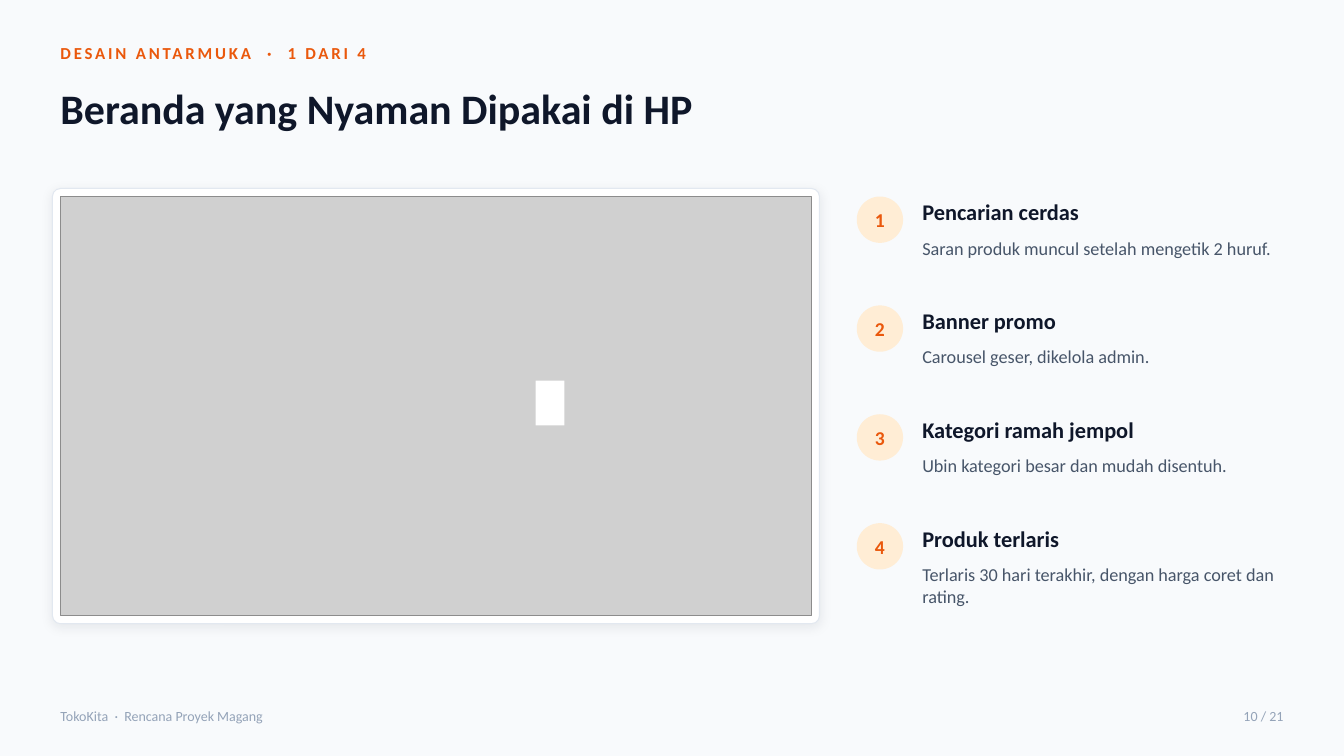
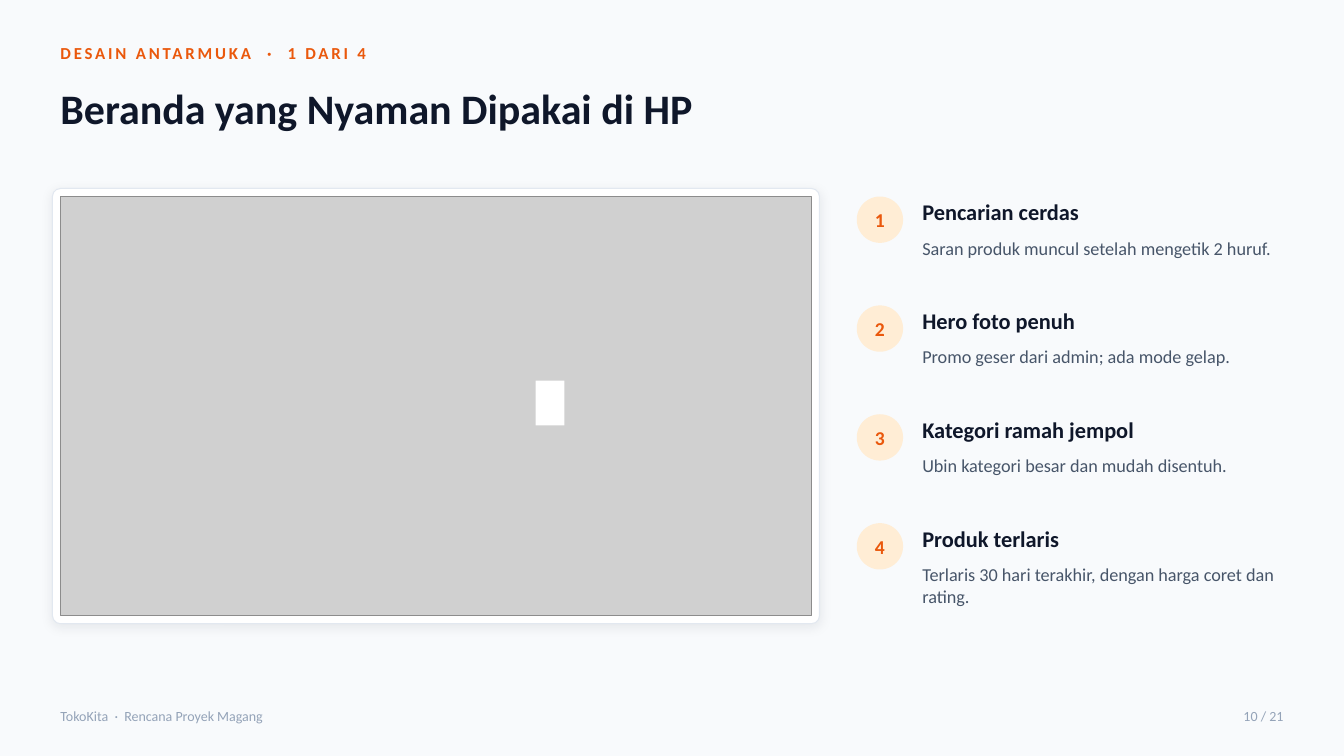
Before and after one commit to Magang-Project-Cmlabs/ecommerce, a slide deck: slide 10 of docs/Presentasi_ECommerce_TokoKita.pptx. Drawn at 1344x756 pixels with LibreOffice and Linux fonts; fonts in the diff are those of the drawing; grey boxes stand for pictures. Boxes give left, top, right and bottom in pixels: in the first picture for what was removed or moved away, otherwise in the second. Text is boxed around its words. In the diff, an @@ line names an element or a change of style, - is before the commit and + after.

Commit message:
docs: Argon2id, modal admin, Pilihan, konfirmasi keluar; PPT slide 10-13 dan 17

```diff
--- a/docs/Presentasi_ECommerce_TokoKita.pptx
+++ b/docs/Presentasi_ECommerce_TokoKita.pptx
@@ text at [922, 313, 1075, 333]: text changed @@
-Banner promo
+Hero foto penuh
@@ text at [922, 350, 1230, 366]: text changed @@
-Carousel geser, dikelola admin.
+Promo geser dari admin; ada mode gelap.
```
Also in this commit, not shown: 2 other slides changed, 18 other files.
